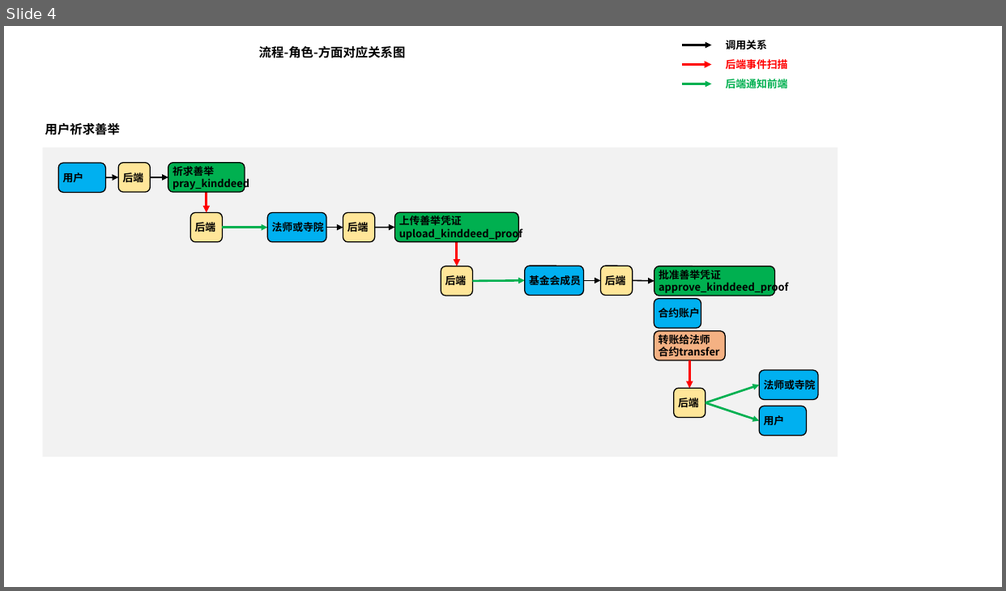
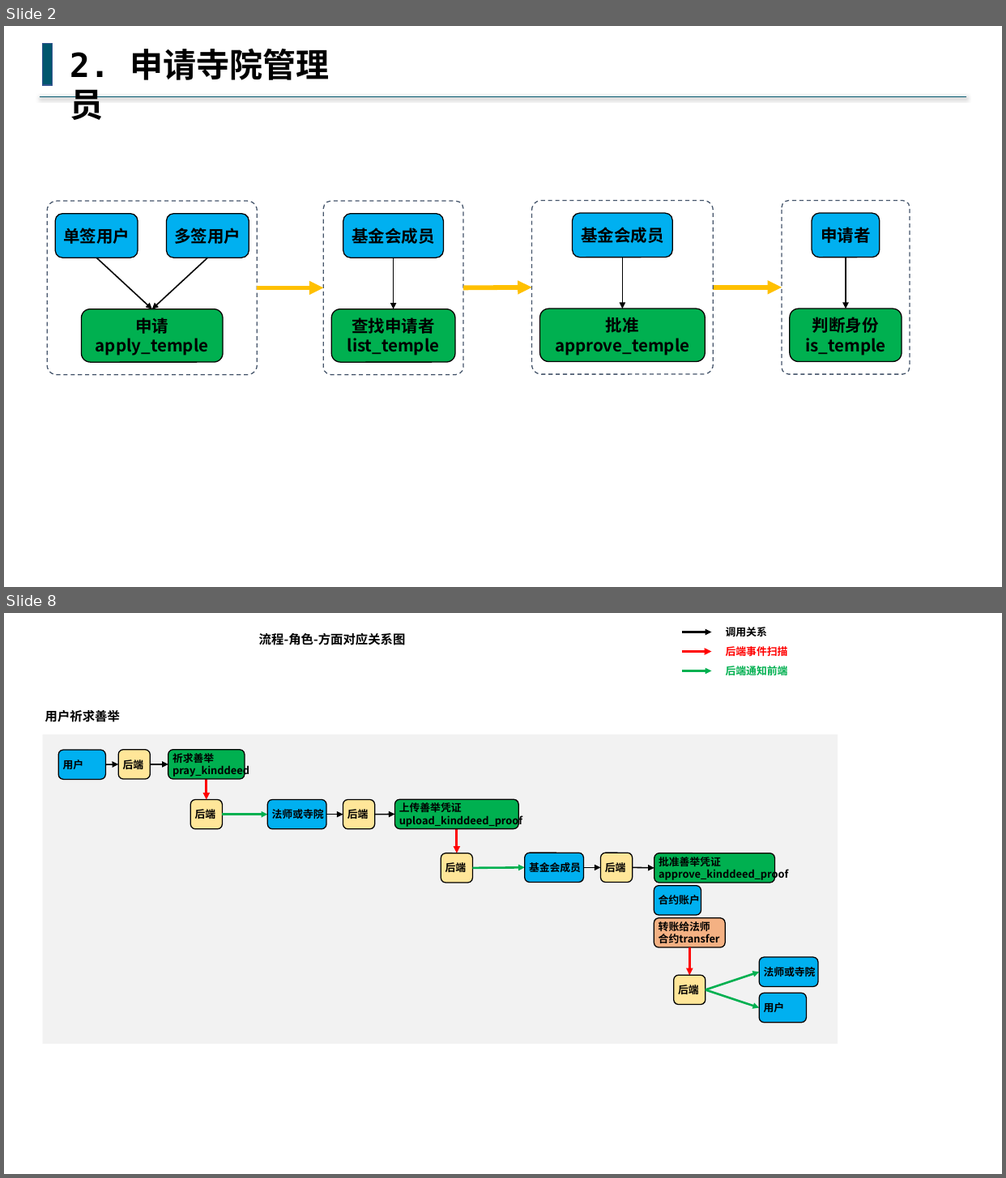
Before and after one commit to buddhachain/buddhaContract, a slide deck: doc/流程框架.pptx. Shown one above the other, each under a label of ours: slide 4 before the commit, slides 2 and 8 after it; the slides between them are not shown. The pictures are 1006x591 and 1006x1178 pixels, drawn with LibreOffice and Linux fonts; fonts in the diff are those of the drawing. Boxes give left, top, right and bottom in pixels: in the first picture for what was removed or moved away, otherwise in the second. Text is boxed around its words. In the diff, an @@ line names an element or a change of style, - is before the commit and + after.

```diff
--- a/doc/流程框架.pptx
+++ b/doc/流程框架.pptx
@@ slide 2 added at [4,26,1002,587], background #FFFFFF @@
@@ rectangle added at [43,43,53,85], fill #00576E, outline #325491 1 pt @@
@@ text added at [70,49,329,120], 32 pt, text #000000, bold @@
+2. 申请寺院管理员
@@ line added from (967, 97) to (39, 97), #00576E 1.5 pt @@
@@ group added at [532,200,713,374]: 3 rounded rectangles, 1 arrow @@
+基金会成员
+批准
+approve_temple
@@ group added at [782,200,910,374]: 3 rounded rectangles, 1 arrow @@
+申请者
+判断身份
+is_temple
@@ group added at [48,201,257,375]: 4 rounded rectangles, 2 arrows @@
+申请
+apply_temple
+单签用户
+多签用户
@@ group added at [324,201,463,375]: 3 rounded rectangles, 1 arrow @@
+基金会成员
+查找申请者
+list_temple
@@ arrow added from (257, 288) to (324, 288), #FFC000 4.5 pt @@
@@ arrow added from (463, 288) to (532, 288), #FFC000 4.5 pt @@
@@ arrow added from (713, 288) to (782, 288), #FFC000 4.5 pt @@
@@ what was slide 4 is now slide 8 @@
```
Also in this commit, not shown: 2 slides changed, 4 other slides added, 1 slide removed, 1 other file.
